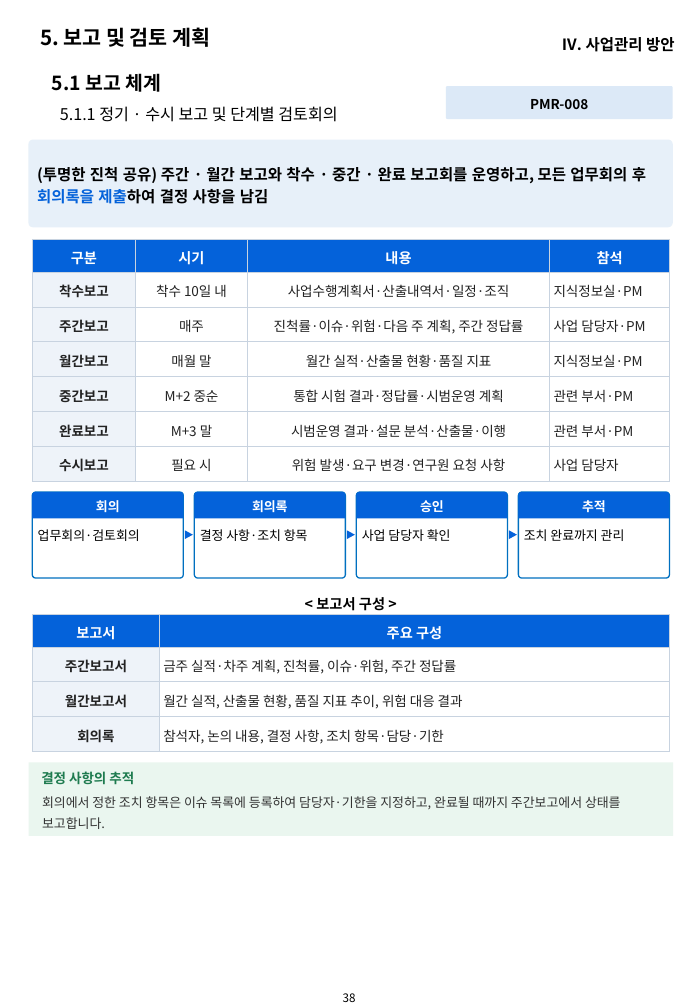
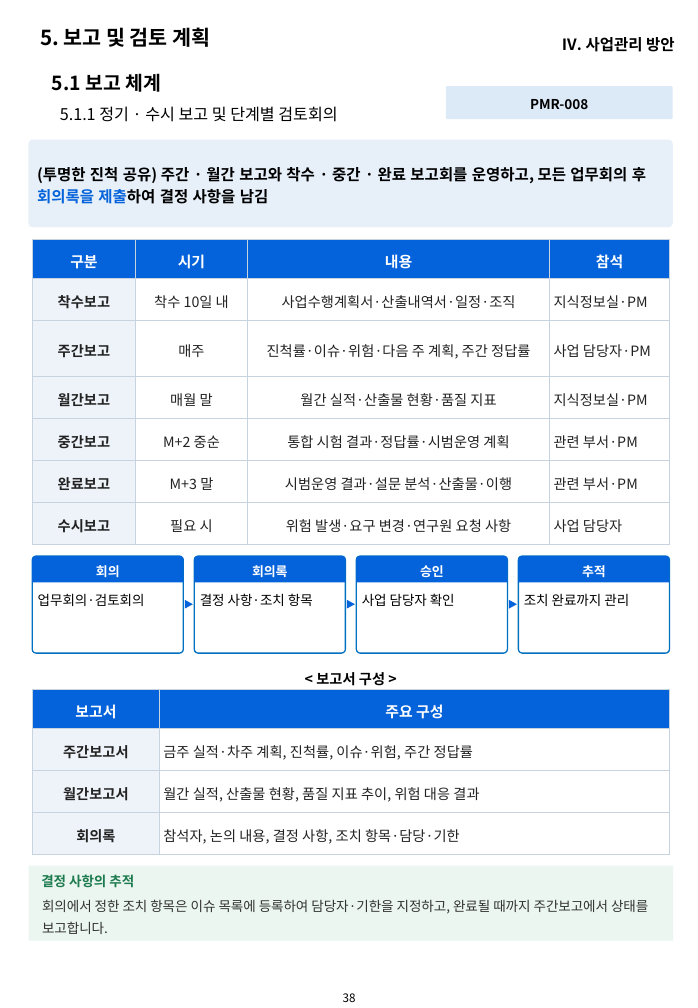
Before and after one commit to hwangsteeve-tech/hbjw, a slide deck: slide 38 of proposals/2026-08_kribb-ai-platform/kribb_proposal.pptx. Drawn at 698x1008 pixels with LibreOffice and Linux fonts; fonts in the diff are those of the drawing; background and template pictures are left out. Boxes give left, top, right and bottom in pixels: in the first picture for what was removed or moved away, otherwise in the second. Text is boxed around its words. In the diff, an @@ line names an element or a change of style, - is before the commit and + after.

```diff
--- a/proposals/2026-08_kribb-ai-platform/kribb_proposal.pptx
+++ b/proposals/2026-08_kribb-ai-platform/kribb_proposal.pptx
@@ table at <box>33,240,669,545</box> @@
@@ size 11 to 11.5 pt in "구분", "시기", "내용", "참석" @@
@@ size 10.5 to 11 pt @@
@@ rounded rectangle: place and size @@
-rounded rectangle at <box>33,492,183,579</box>
+rounded rectangle at <box>33,557,183,653</box>
@@ rounded rectangle: place and size @@
-rounded rectangle at <box>195,492,345,579</box>
+rounded rectangle at <box>195,557,345,653</box>
@@ rounded rectangle: place and size @@
-rounded rectangle at <box>356,492,507,579</box>
+rounded rectangle at <box>356,557,507,653</box>
@@ 4 round same rects: place and size @@
-4 round same rects at <box>33,492,669,518</box>
+4 round same rects at <box>33,557,669,583</box>
@@ rounded rectangle: place and size @@
-rounded rectangle at <box>518,492,669,579</box>
+rounded rectangle at <box>518,557,669,653</box>
@@ text "업무회의·검토회의": place and size @@
-text "업무회의·검토회의" at <box>38,529,140,541</box>
+text "업무회의·검토회의" at <box>38,593,145,606</box>
@@ text "결정 사항·조치 항목": place and size @@
-text "결정 사항·조치 항목" at <box>200,529,308,541</box>
+text "결정 사항·조치 항목" at <box>200,593,313,606</box>
@@ text "사업 담당자 확인": place and size @@
-text "사업 담당자 확인" at <box>362,529,451,541</box>
+text "사업 담당자 확인" at <box>362,593,455,606</box>
@@ text "조치 완료까지 관리": place and size @@
-text "조치 완료까지 관리" at <box>524,529,625,541</box>
+text "조치 완료까지 관리" at <box>524,594,629,606</box>
@@ 3 triangles: place and size @@
-3 triangles at <box>184,530,517,539</box>
+3 triangles at <box>184,600,517,609</box>
@@ text "< 보고서 구성 >": place and size @@
-text "< 보고서 구성 >" at <box>316,597,385,611</box>
+text "< 보고서 구성 >" at <box>316,672,385,686</box>
@@ table at <box>33,690,670,854</box> @@
@@ size 11 to 11.5 pt in "보고서", "주요 구성" @@
@@ size 10.5 to 11 pt @@
@@ table: place and size @@
-table at <box>33,615,670,752</box>
+table at <box>33,690,670,854</box>
@@ 2 texts, 1 rectangle: place and size @@
-2 texts, 1 rectangle at <box>29,762,674,836</box>
+2 texts, 1 rectangle at <box>29,866,674,941</box>
@@ size 10 to 10.5 pt in 5 elements at <box>200,593,313,606</box>, <box>38,593,145,606</box>, <box>362,593,455,606</box>, <box>524,594,629,606</box>, <box>42,899,648,934</box> @@
```
Also in this commit, not shown: 10 other slides changed, 13 other files.
